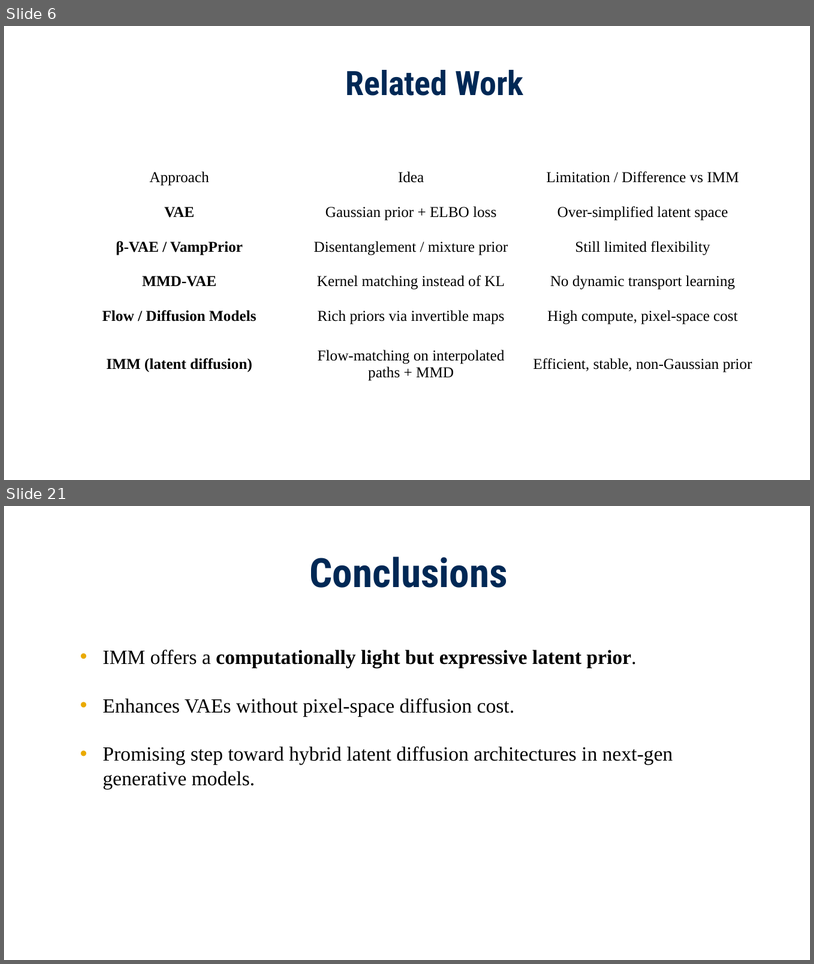
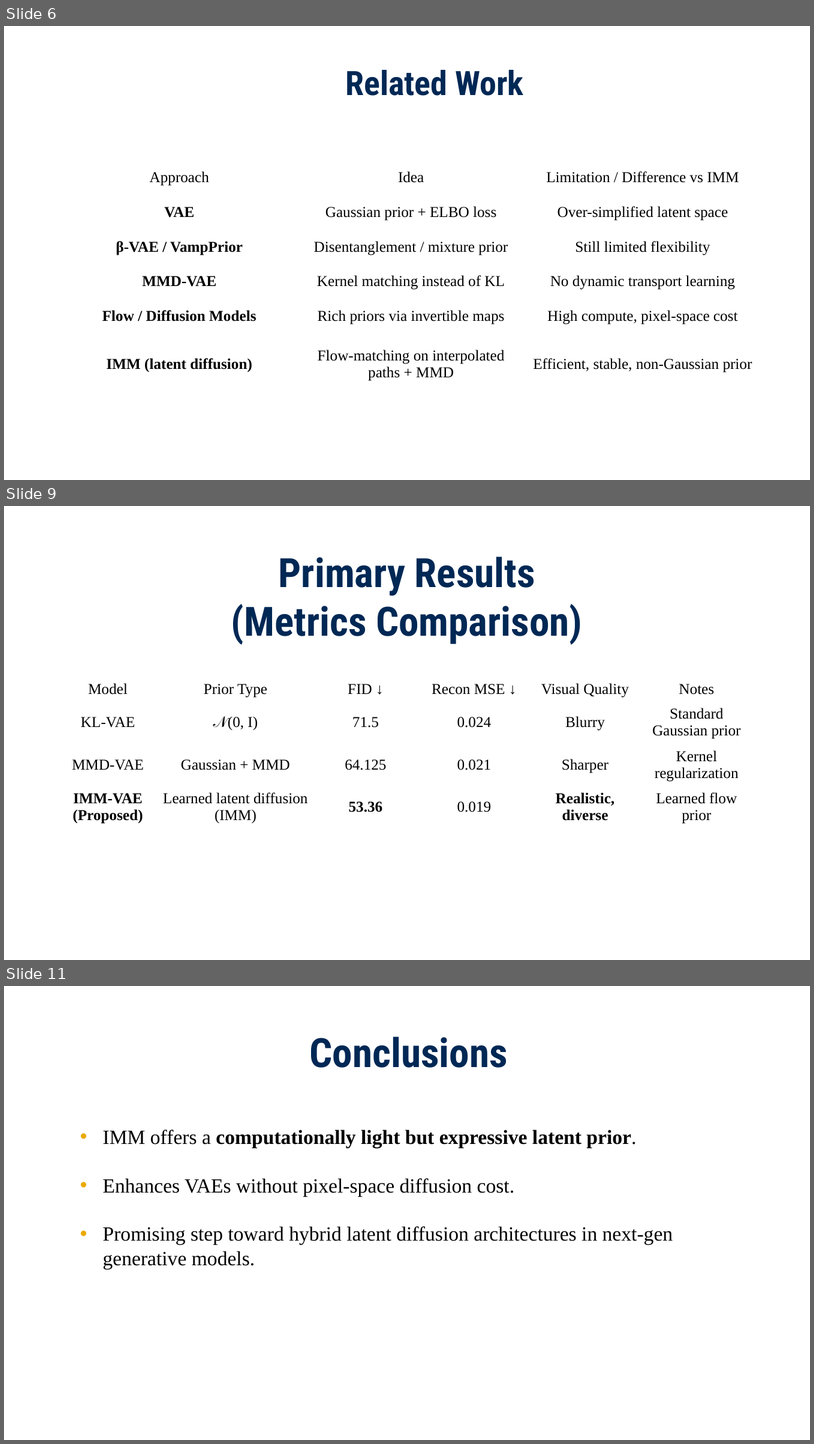
Before and after one commit to imranrimon/imm_vae, a slide deck: IMM_Midterm.pptx. Shown one above the other, each under a label of ours: slides 6 and 21 before the commit, slides 6, 9 and 11 after it; the slides between them are not shown. The pictures are 814x964 and 814x1444 pixels, drawn with LibreOffice and Linux fonts; fonts in the diff are those of the drawing; background and template pictures are left out. Boxes give left, top, right and bottom in pixels: in the first picture for what was removed or moved away, otherwise in the second. Text is boxed around its words. In the diff, an @@ line names an element or a change of style, - is before the commit and + after.

```diff
--- a/IMM_Midterm.pptx
+++ b/IMM_Midterm.pptx
@@ slide 9 added at <box>4,506,810,960</box>, background picture (left out) @@
@@ text added at <box>231,556,582,645</box>, 48 pt, text #002855, bold @@
+Primary Results
+(Metrics Comparison)
@@ table added at <box>60,676,755,828</box>, 4 rows, 6 columns @@
+Model | Prior Type | FID ↓ | Recon MSE ↓ | Visual Quality | Notes
+KL-VAE | 𝒩(0, I) | 71.5 | 0.024 | Blurry | Standard Gaussian prior
+MMD-VAE | Gaussian + MMD | 64.125 | 0.021 | Sharper | Kernel regularization
+IMM-VAE (Proposed) | Learned latent diffusion (IMM) | 53.36 | 0.019 | Realistic, diverse | Learned flow prior
@@ what was slide 21 is now slide 11 @@
```
Also in this commit, not shown: 4 slides changed, 2 other slides added, 13 slides removed, 1 other file.
